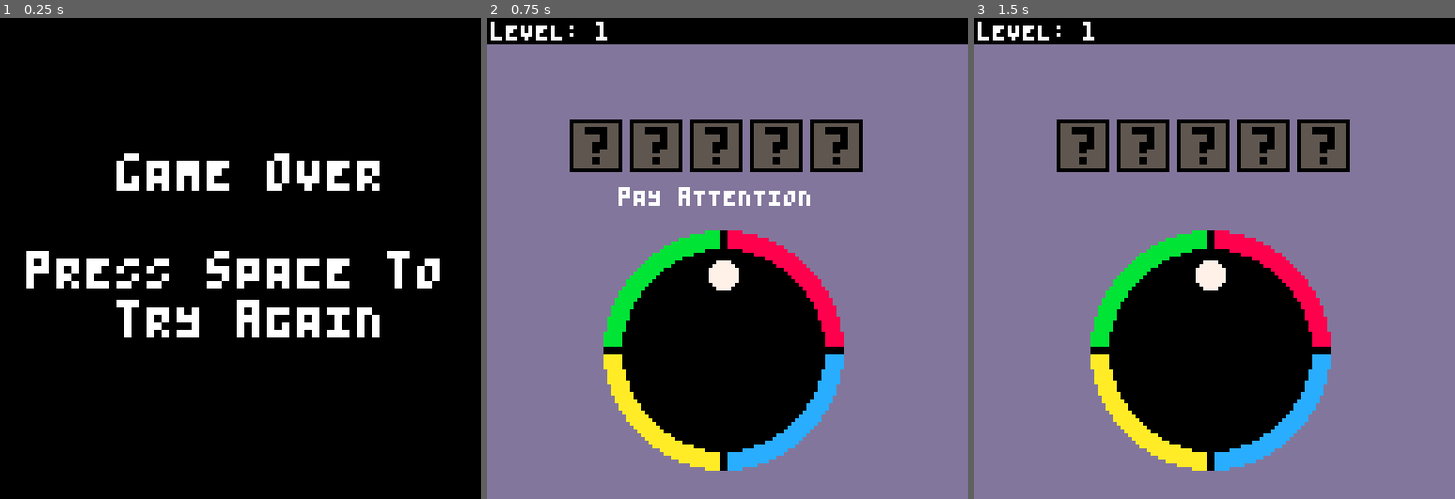
Above: before the commit, frames 1-3 (left to right).
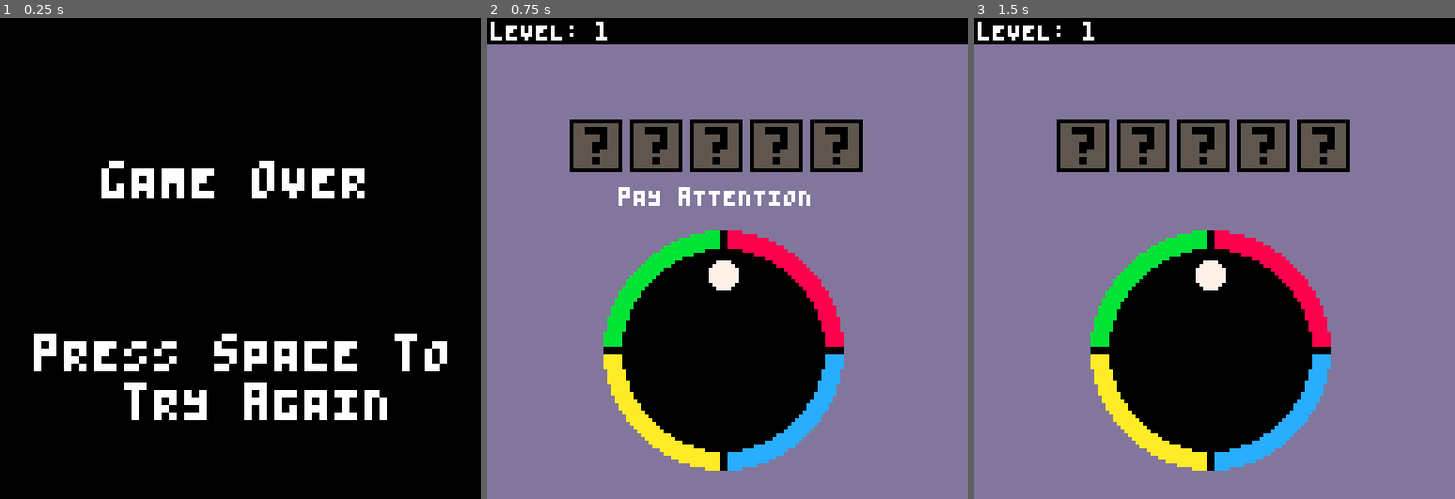
Above: after the commit, the same moments.

Repository: sugarvoid/memory-space
Game: Godot game, scene res://scene/GameOver.tscn
The game is run twice, just before and just after one commit, with the same random seed, the same clock (stepped at 60 frames per second) and the same inputs. This scene is started directly instead of the project's main scene.
Inputs:
- Up to frame 1 (0.25 s): no input
- Up to frame 2 (0.75 s): tap Space (space) at 0.5 s; hold Space (space) from 0.53 s (still down)
- Up to frame 3 (1.5 s): tap Enter (ui_accept) at 0.77 s; release Space (space) at 1.28 s; tap Space (space) at 1.35 s

The runs differ from the first frame. In frame 1, 10% of the frame differs, in the area x 5-93%, y 28-84%; in frame 2, nothing differs; in frame 3, nothing differs.

Commit message:
Add blinking to GameOver scene

Diff:
--- a/project.godot
+++ b/project.godot
@@ -10,7 +10,7 @@
 
 [application]
 
-config/name="regame"
+config/name="Memory Space"
 run/main_scene="res://scene/SplashScreen.tscn"
 boot_splash/image="res://image/boot_image.png"
 config/icon="res://icon.png"
--- a/scene/GameOver.tscn
+++ b/scene/GameOver.tscn
@@ -7,6 +7,23 @@
 [sub_resource type="DynamicFont" id=1]
 size = 8
 font_data = ExtResource( 1 )
+
+[sub_resource type="Animation" id=2]
+resource_name = "blink"
+length = 1.52
+loop = true
+tracks/0/type = "value"
+tracks/0/path = NodePath("Label:visible")
+tracks/0/interp = 1
+tracks/0/loop_wrap = true
+tracks/0/imported = false
+tracks/0/enabled = true
+tracks/0/keys = {
+"times": PoolRealArray( 0, 0.9 ),
+"transitions": PoolRealArray( 1, 1 ),
+"update": 1,
+"values": [ true, false ]
+}
 
 [node name="GameOver" type="Node2D"]
 script = ExtResource( 2 )
@@ -19,13 +36,25 @@
 region_rect = Rect2( 0, 0, 1, 1 )
 
 [node name="Label" type="Label" parent="."]
-margin_left = -29.0
-margin_top = 36.0
-margin_right = 163.0
-margin_bottom = 85.0
+margin_left = -8.0
+margin_top = 84.0
+margin_right = 147.0
+margin_bottom = 107.0
+custom_fonts/font = SubResource( 1 )
+text = "Press Space To
+Try Again"
+align = 1
+
+[node name="Label2" type="Label" parent="."]
+margin_left = 10.0
+margin_top = 38.0
+margin_right = 116.0
+margin_bottom = 74.0
 custom_fonts/font = SubResource( 1 )
 text = "Game Over
 
-Press Space To
-Try Again"
+"
 align = 1
+
+[node name="AnimationPlayer" type="AnimationPlayer" parent="."]
+anims/blink = SubResource( 2 )
--- a/scene/MainScreen.tscn
+++ b/scene/MainScreen.tscn
@@ -9,11 +9,12 @@
 font_data = ExtResource( 1 )
 
 [sub_resource type="DynamicFont" id=3]
-size = 8
+size = 4
 font_data = ExtResource( 1 )
 
 [sub_resource type="Animation" id=1]
 resource_name = "blink"
+length = 1.517
 loop = true
 tracks/0/type = "value"
 tracks/0/path = NodePath("Label:visible")
@@ -22,7 +23,7 @@
 tracks/0/imported = false
 tracks/0/enabled = true
 tracks/0/keys = {
-"times": PoolRealArray( 0, 0.5 ),
+"times": PoolRealArray( 0, 0.9 ),
 "transitions": PoolRealArray( 1, 1 ),
 "update": 1,
 "values": [ true, false ]
@@ -49,10 +50,10 @@
 align = 1
 
 [node name="Label" type="Label" parent="."]
-margin_left = 11.0
-margin_top = 78.0
-margin_right = 115.0
-margin_bottom = 92.0
+margin_left = 10.0
+margin_top = 85.0
+margin_right = 114.0
+margin_bottom = 99.0
 custom_fonts/font = SubResource( 3 )
 text = "PRESS [SPACE]"
 align = 1
--- a/script/GameOver.gd
+++ b/script/GameOver.gd
@@ -2,7 +2,7 @@
 
 
 func _ready() -> void:
-	pass
+	$AnimationPlayer.play("blink")
 
 
 func _input(event) -> void:
Not shown: 1 places in scene/GameOver.tscn that only renumber resources
